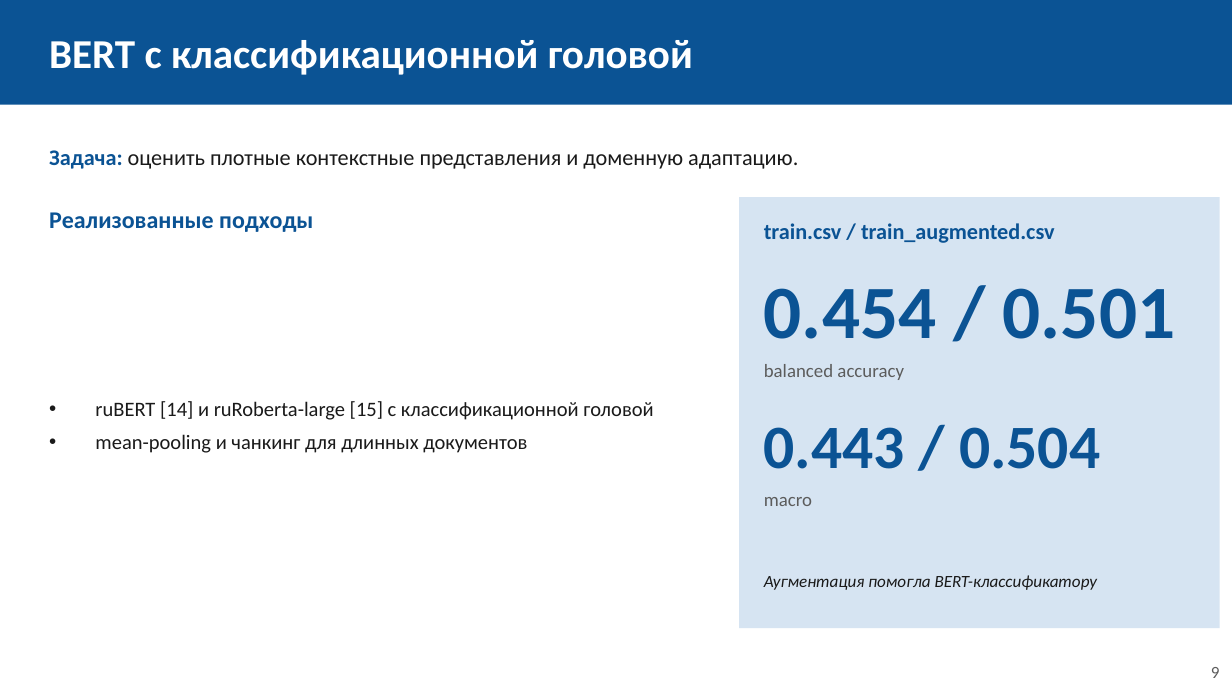
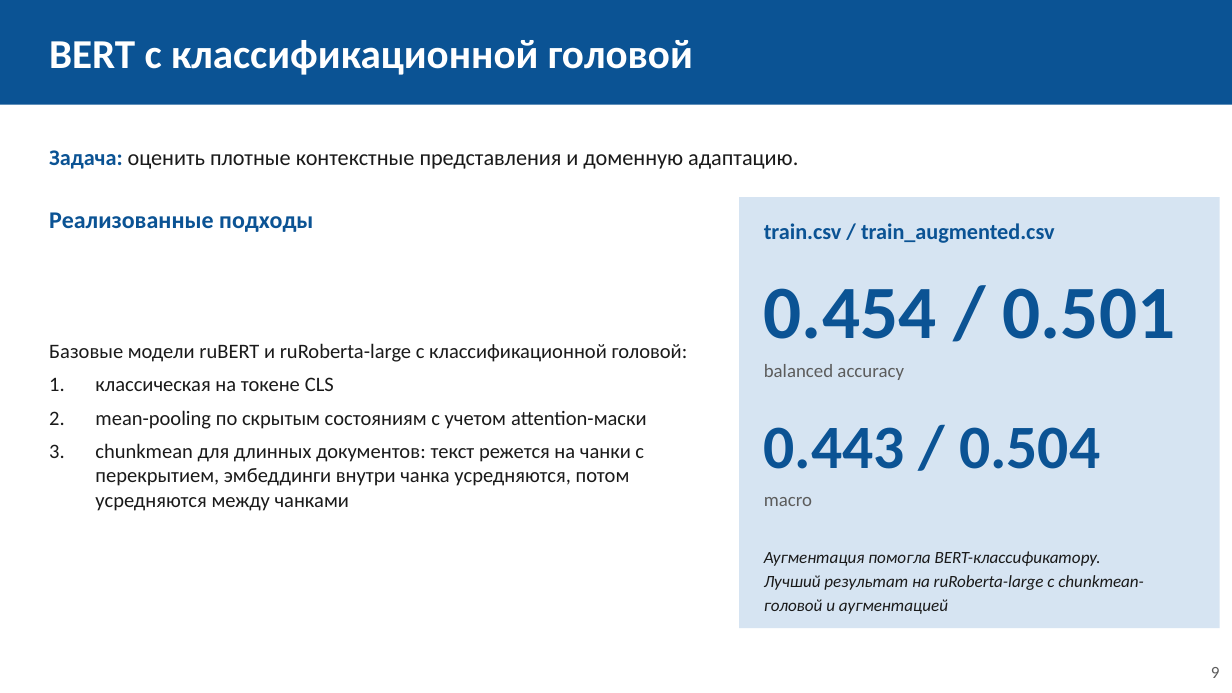
Before and after one commit to sevaTechoPark/mifi-vkr, a slide deck: slide 9 of defence/vkr_defense.pptx. Drawn at 1232x693 pixels with LibreOffice and Linux fonts; fonts in the diff are those of the drawing. Boxes give left, top, right and bottom in pixels: in the first picture for what was removed or moved away, otherwise in the second. Text is boxed around its words. In the diff, an @@ line names an element or a change of style, - is before the commit and + after.

```diff
--- a/defence/vkr_defense.pptx
+++ b/defence/vkr_defense.pptx
@@ text at <box>49,343,688,511</box>: text changed @@
-• ruBERT [14] и ruRoberta-large [15] с классификационной головой
-• mean-pooling и чанкинг для длинных документов
+Базовые модели ruBERT и ruRoberta-large с классификационной головой:
+1. классическая на токене CLS
+2. mean-pooling по скрытым состояниям с учетом attention-маски
+3. chunkmean для длинных документов: текст режется на чанки с перекрытием, эмбеддинги внутри чанка усредняются, потом усредняются между чанками
@@ text at <box>764,551,1144,614</box>: text changed @@
-Аугментация помогла BERT-классификатору
+Аугментация помогла BERT-классификатору. Лучший результат на ruRoberta-large с chunkmean-головой и аугментацией
```
Also in this commit, not shown: 7 other slides changed, 2 slides added, 1 slide removed, 1 other file.
